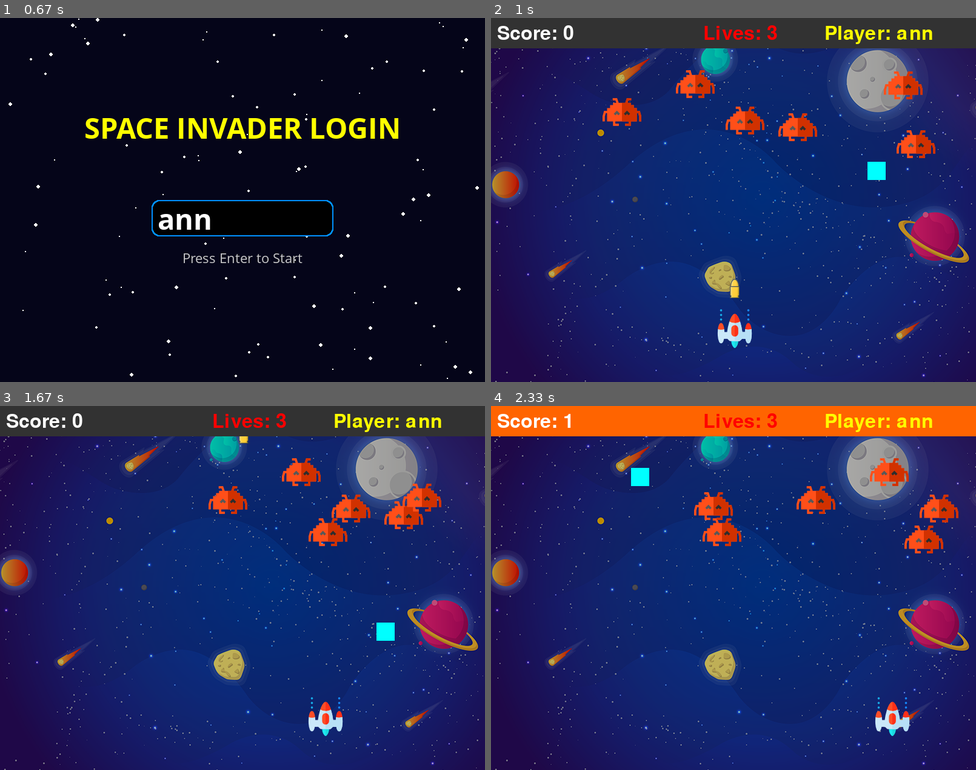
Above: before the commit, frames 1-4 (two rows, left to right).
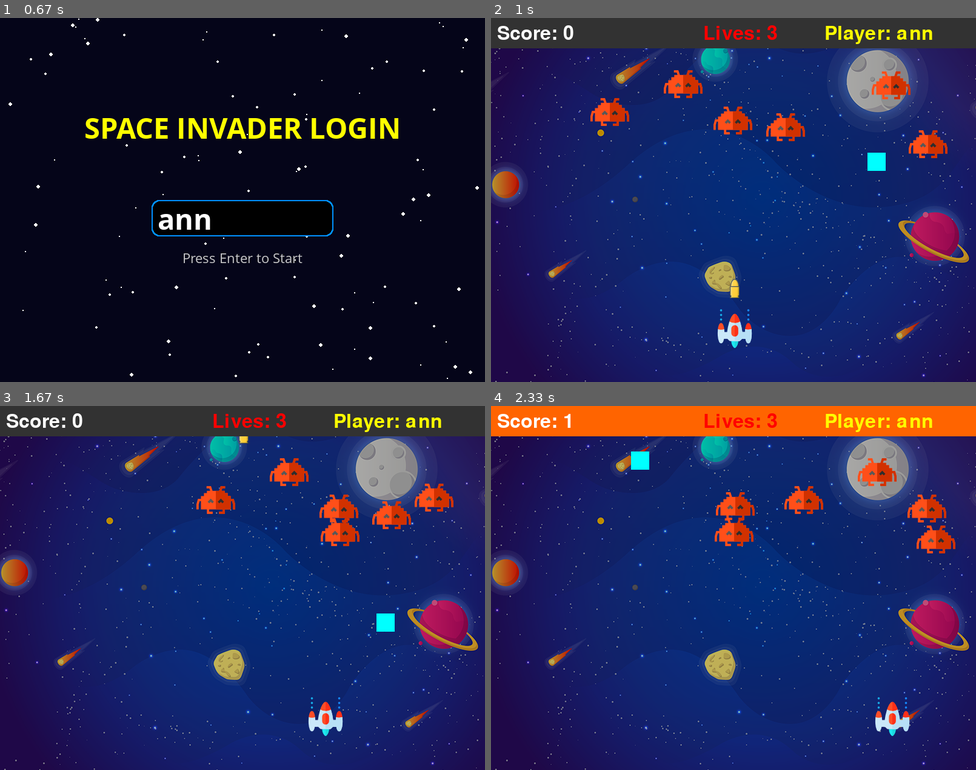
Above: after the commit, the same moments.

Repository: qichendev/Space_Invader_Pygame
Game: pygame game, started from main.py
Same seed, same stepped clock (60 frames per second), same inputs: the game is played once before the commit and once after it.
Inputs:
- Up to frame 1 (0.67 s): type "ann" at 0.33 s
- Up to frame 2 (1 s): tap Enter at 0.67 s; tap Space at 0.88 s
- Up to frame 3 (1.67 s): hold Right from 1.22 s (still down); tap Space at 1.28, 1.58 s
- Up to frame 4 (2.33 s): release Right at 1.68 s; hold Right 1.77-2.23 s; tap Space at 1.83, 2.13 s; hold Left from 2.27 s (still down)

Frame 1 is identical in both runs. In frame 2, 3.1% of the frame differs, in the area x 20-95%, y 14-45%; in frame 3, 3.1%; in frame 4, 3.4%, in the area x 28-97%, y 12-41%.

Commit message:
Added improvements and learning section; updated main.py with enhancements

Diff:
--- /dev/null
+++ b/ci-cd.yml
@@ -0,0 +1,28 @@
+name: CI/CD Pipeline
+
+on:
+  push:
+    branches: [ main, ami-work ]
+  pull_request:
+    branches: [ main ]
+
+jobs:
+  build:
+    runs-on: ubuntu-latest
+
+    steps:
+    - name: Checkout code
+      uses: actions/checkout@v3
+
+    - name: Set up Python
+      uses: actions/setup-python@v4
+      with:
+        python-version: '3.10'
+
+    - name: Install dependencies
+      run: |
+        pip install -r requirements.txt
+
+    - name: Run tests
+      run: |
+        python -m unittest discover tests
--- a/main.py
+++ b/main.py
@@ -5,37 +5,57 @@
 from pygame import mixer
 from login import login_screen
 import time
+import sys
 
 def run_game(username):
     pygame.init()
+
+    # Screen setup
     screen = pygame.display.set_mode((800, 600))
     pygame.display.set_caption("Space Invader")
-    icon = pygame.image.load('ufo.png')
+
+    # Clock for FPS control
+    clock = pygame.time.Clock()
+    clock.tick(60)  # Set to 60 FPS
+
+    # Safe loading function (prevents crashes)
+    def load_image(path):
+        try:
+            return pygame.image.load(path)
+        except:
+            print(f"Error loading {path}")
+            sys.exit()
+
+    icon = load_image('ufo.png')
     pygame.display.set_icon(icon)
 
     # Background
-    background = pygame.image.load('background.png')
-    mixer.music.load("background.wav")
-    mixer.music.play(-1)
+    background = load_image('background.png')
+
+    try:
+        mixer.music.load("background.wav")
+        mixer.music.play(-1)
+    except:
+        print("Background music not found")
 
     # Fonts
     font = pygame.font.Font('freesansbold.ttf', 32)
     over_font = pygame.font.Font('freesansbold.ttf', 64)
 
     # Player
-    playerImg = pygame.image.load('player.png')
+    playerImg = load_image('player.png')
     playerX, playerY = 370, 480
     playerX_change = 0
 
     # Bullet
-    bulletImg = pygame.image.load('bullet.png')
+    bulletImg = load_image('bullet.png')
     bulletX, bulletY = 0, 480
     bulletY_change = 10
     bullet_state = "ready"
 
     # Enemies
     num_of_enemies = 6
-    enemyImg = [pygame.image.load('enemy.png') for _ in range(num_of_enemies)]
+    enemyImg = [load_image('enemy.png') for _ in range(num_of_enemies)]
     enemyX = [random.randint(0, 736) for _ in range(num_of_enemies)]
     enemyY = [random.randint(50, 150) for _ in range(num_of_enemies)]
     enemyX_change = [4 for _ in range(num_of_enemies)]
@@ -53,11 +73,12 @@
     special_bullet_active = False
     special_bullet_end_time = 0
 
-    # Helper functions
+    # UI
     def show_ui():
         top_color = (50, 50, 50)
         if special_bullet_active:
-            top_color = (255, 100, 0)  # Flash effect for special bullet
+            top_color = (255, 100, 0)
+
         pygame.draw.rect(screen, top_color, (0, 0, 800, 50))
         screen.blit(font.render(f"Score: {score_value}", True, (255, 255, 255)), (10, 10))
         screen.blit(font.render(f"Player: {username}", True, (255, 255, 0)), (550, 10))
@@ -86,13 +107,16 @@
         nonlocal score_value, lives
         nonlocal enemyX, enemyY, enemyX_change, enemyY_change
         nonlocal special_bullet_active, special_bullet_end_time
+
         playerX, playerX_change = 370, 0
         bulletX, bulletY, bullet_state = 0, 480, "ready"
         score_value, lives = 0, 3
+
         enemyX = [random.randint(0, 736) for _ in range(num_of_enemies)]
         enemyY = [random.randint(50, 150) for _ in range(num_of_enemies)]
         enemyX_change = [4 for _ in range(num_of_enemies)]
         enemyY_change = [40 for _ in range(num_of_enemies)]
+
         special_bullet_active = False
         special_bullet_end_time = 0
 
@@ -106,14 +130,17 @@
 
         for event in pygame.event.get():
             if event.type == pygame.QUIT:
-                running = False
+                pygame.quit()
+                sys.exit()
 
             if event.type == pygame.KEYDOWN:
                 if event.key == pygame.K_p:
                     paused = not paused
+
                 if event.key == pygame.K_r and game_over:
                     reset_game()
                     game_over = False
+
                 if not paused and not game_over:
                     if event.key == pygame.K_LEFT:
                         playerX_change = -5
@@ -122,31 +149,30 @@
                     if event.key == pygame.K_SPACE and bullet_state == "ready":
                         bulletX = playerX
                         fire_bullet(bulletX, bulletY)
-                        mixer.Sound("laser.wav").play()
+                        try:
+                            mixer.Sound("laser.wav").play()
+                        except:
+                            pass
+
             if event.type == pygame.KEYUP:
                 if event.key in [pygame.K_LEFT, pygame.K_RIGHT]:
                     playerX_change = 0
 
         if not paused and not game_over:
-            # Player movement
             playerX += playerX_change
             playerX = max(0, min(playerX, 736))
 
-            # Enemies
             for i in range(num_of_enemies):
                 enemyX[i] += enemyX_change[i]
-                if enemyX[i] <= 0:
-                    enemyX_change[i] = 4
+
+                if enemyX[i] <= 0 or enemyX[i] >= 736:
+                    enemyX_change[i] *= -1
                     enemyY[i] += enemyY_change[i]
-                elif enemyX[i] >= 736:
-                    enemyX_change[i] = -4
-                    enemyY[i] += enemyY_change[i]
-
-                # Bullet collision
+
+                # Collision
                 if bullet_state == "fire":
                     if special_bullet_active:
-                        if abs(enemyX[i] - bulletX) < 50:  # hits column
-                            mixer.Sound("explosion.wav").play()
+                        if abs(enemyX[i] - bulletX) < 50:
                             score_value += 1
                             enemyX[i] = random.randint(0, 736)
                             enemyY[i] = random.randint(50, 150)
@@ -154,18 +180,18 @@
                             bullet_state = "ready"
                     else:
                         if isCollision(enemyX[i], enemyY[i], bulletX, bulletY):
-                            mixer.Sound("explosion.wav").play()
                             score_value += 1
                             enemyX[i] = random.randint(0, 736)
                             enemyY[i] = random.randint(50, 150)
                             bulletY = 480
                             bullet_state = "ready"
 
-                # Enemy reaches bottom
+                # Enemy hits bottom
                 if enemyY[i] > 440:
                     lives -= 1
                     enemyX[i] = random.randint(0, 736)
                     enemyY[i] = random.randint(50, 150)
+
                     if lives <= 0:
                         game_over = True
 
@@ -175,35 +201,38 @@
             if bulletY <= 0:
                 bulletY = 480
                 bullet_state = "ready"
+
             if bullet_state == "fire":
                 fire_bullet(bulletX, bulletY)
                 bulletY -= bulletY_change
 
-            # Power-up by nikita
+            # Power-up
             if powerup_active:
                 powerupY += powerup_speed
                 pygame.draw.rect(screen, (0, 255, 255), (powerupX, powerupY, 30, 30))
+
                 if powerupY > 600:
                     powerupY = random.randint(50, 300)
                     powerupX = random.randint(50, 750)
+
                 if math.sqrt((powerupX - playerX) ** 2 + (powerupY - playerY) ** 2) < 40:
                     special_bullet_active = True
                     special_bullet_end_time = time.time() + 5
                     powerupY = random.randint(50, 300)
                     powerupX = random.randint(50, 750)
 
-            # Deactivate special bullet after 5 seconds
             if special_bullet_active and time.time() > special_bullet_end_time:
                 special_bullet_active = False
 
         player(playerX, playerY)
         show_ui()
+
         if game_over:
             game_over_text()
 
         pygame.display.update()
-
-# add username
+        clock.tick(60)  # IMPORTANT (smooth gameplay)
+
 
 if __name__ == "__main__":
     username = login_screen()
--- /dev/null
+++ b/tests/test_game.py
@@ -0,0 +1,16 @@
+import unittest
+
+class TestGame(unittest.TestCase):
+
+    def test_score(self):
+        score = 0
+        score += 10
+        self.assertEqual(score, 10)
+
+    def test_lives(self):
+        lives = 3
+        lives -= 1
+        self.assertEqual(lives, 2)
+
+if __name__ == "__main__":
+    unittest.main()
Not shown, added: README.md
Not shown, added: package-lock.json
Not shown, added: requirements.txt
Not shown, added: deploy.sh
